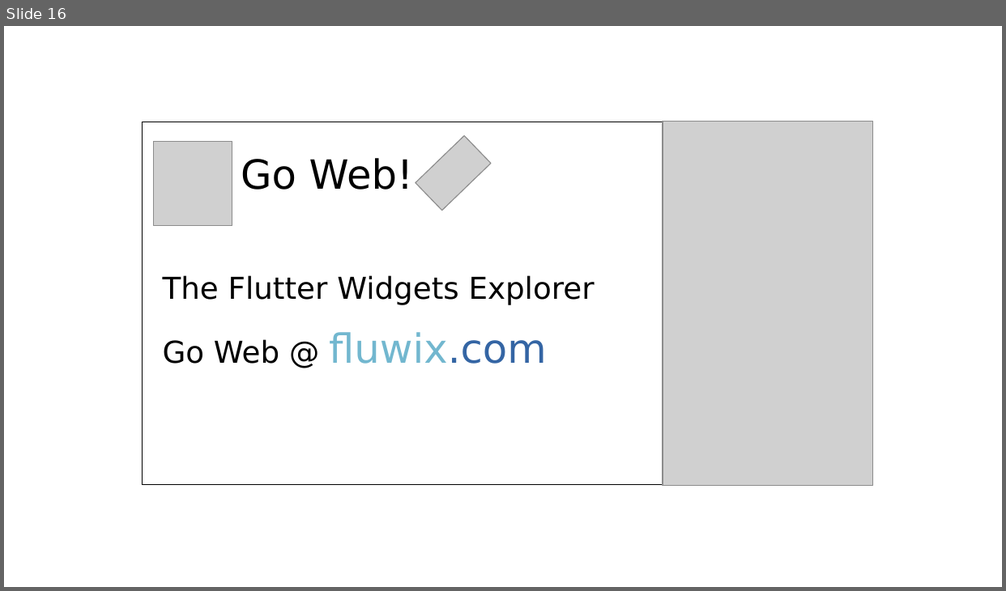
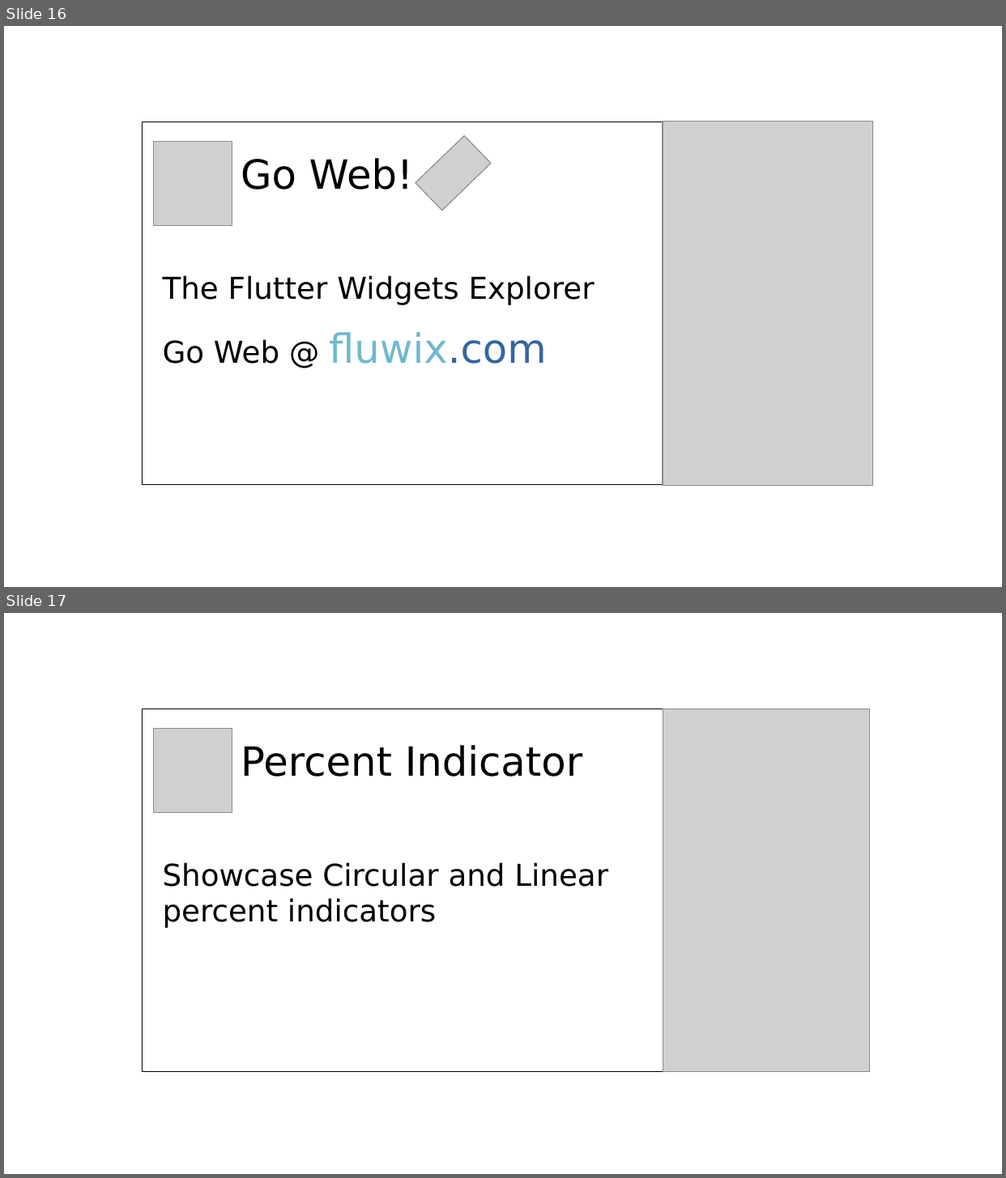
Before and after one commit to limcheekin/fluwix, a slide deck: doc/post-heading-design.odp. Shown one above the other, each under a label of ours: slide 16 before the commit, slides 16 and 17 after it. The pictures are 1006x591 and 1006x1178 pixels, drawn with LibreOffice and Linux fonts; fonts in the diff are those of the drawing; grey boxes stand for pictures. Boxes give left, top, right and bottom in pixels: in the first picture for what was removed or moved away, otherwise in the second. Text is boxed around its words. In the diff, an @@ line names an element or a change of style, - is before the commit and + after.

Commit message:
updated percent_indicator_showcase post header

```diff
--- a/doc/post-heading-design.odp
+++ b/doc/post-heading-design.odp
@@ slide 17 added at (x1=4, y1=613, x2=1002, y2=1174), background #FFFFFF @@
@@ rectangle added at (x1=143, y1=709, x2=870, y2=1072), outline #000000 0 pt @@
@@ picture added at (x1=663, y1=709, x2=870, y2=1072) @@
@@ picture added at (x1=153, y1=728, x2=232, y2=812) @@
@@ text added at (x1=163, y1=745, x2=608, y2=928), 24 pt, text #000000 @@
+Percent Indicator
+Showcase Circular and Linear percent indicators
```
